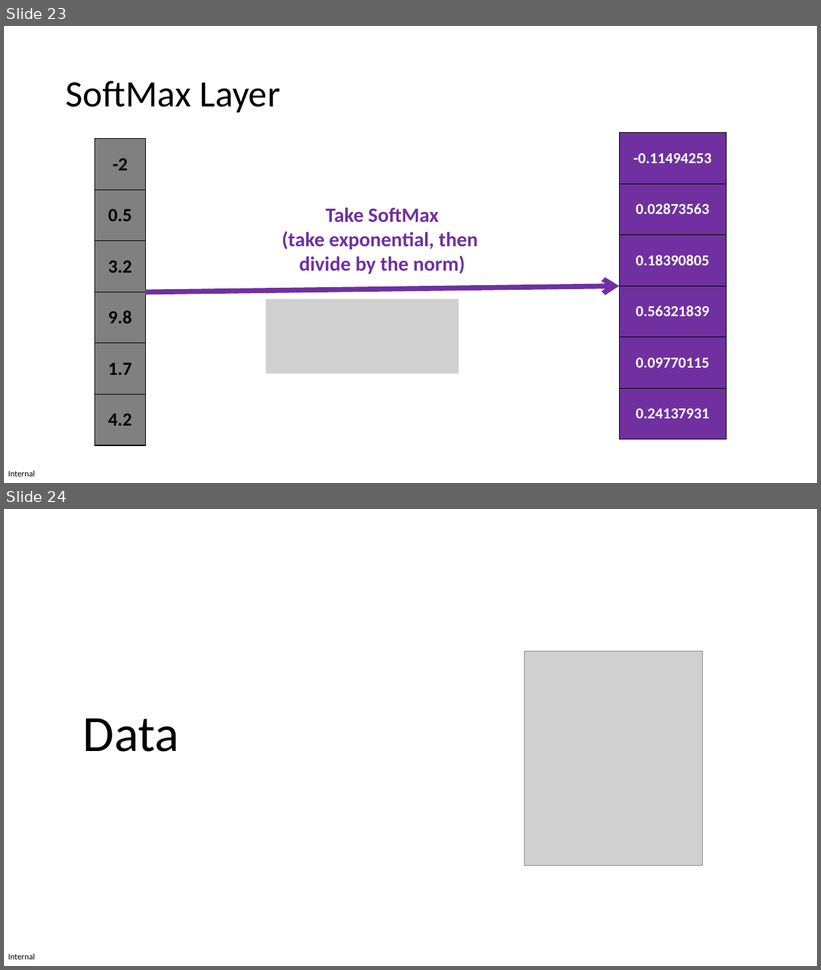
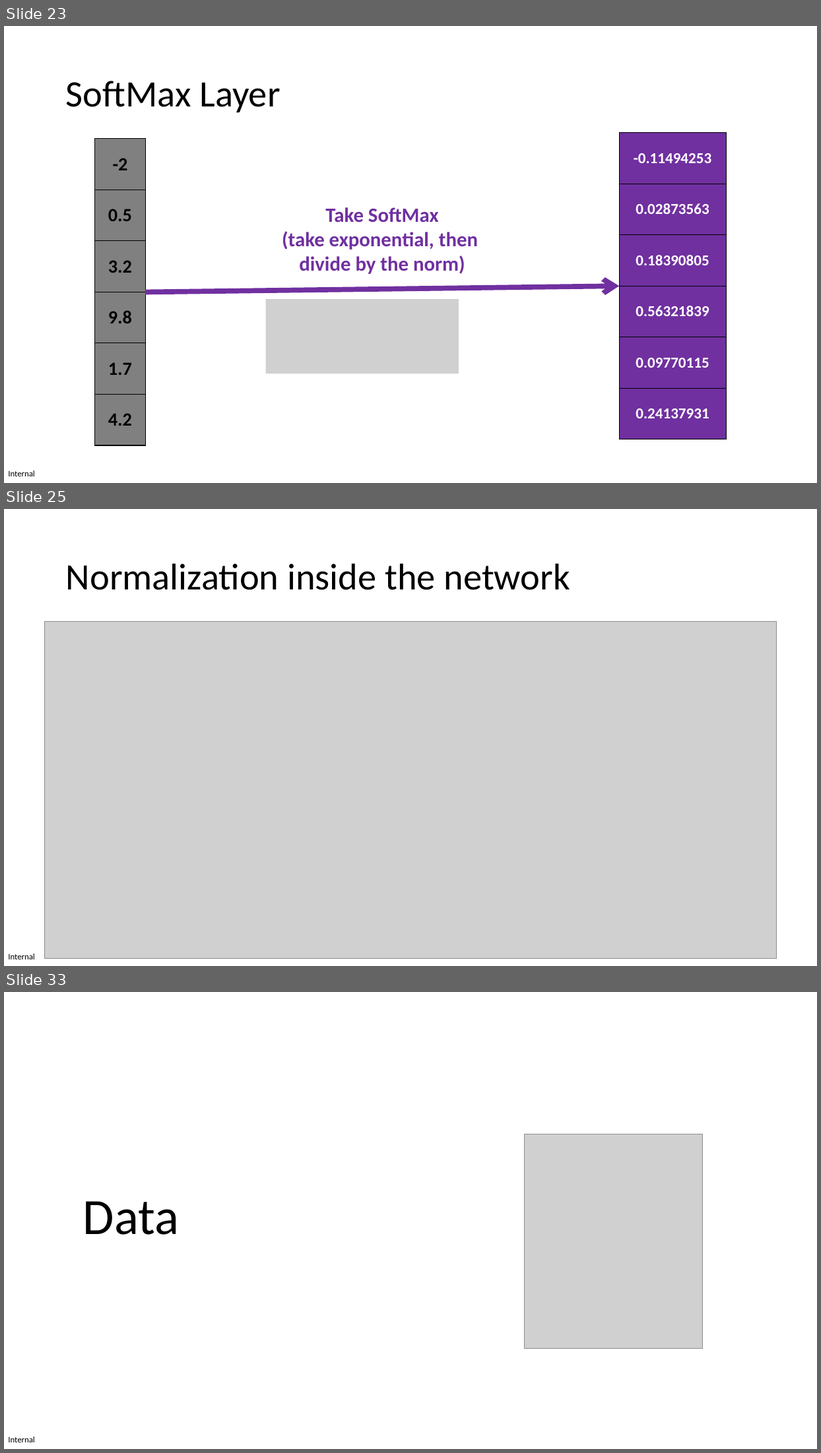
Before and after one commit to pauldubois98/AdcancedTopicsDataScience2026, a slide deck: Course09/slides.pptx. Shown one above the other, each under a label of ours: slides 23 and 24 before the commit, slides 23, 25 and 33 after it; the slides between them are not shown. The pictures are 821x970 and 821x1453 pixels, drawn with LibreOffice and Linux fonts; fonts in the diff are those of the drawing; grey boxes stand for pictures. Boxes give left, top, right and bottom in pixels: in the first picture for what was removed or moved away, otherwise in the second. Text is boxed around its words. In the diff, an @@ line names an element or a change of style, - is before the commit and + after.

```diff
--- a/Course09/slides.pptx
+++ b/Course09/slides.pptx
@@ slide 25 added at (4, 509, 817, 966), background #FFFFFF; not listed: 1 template element that a slide beside it also shows @@
@@ title added at (66, 563, 570, 590), 44 pt, text #000000 @@
+Normalization inside the network
@@ picture added at (45, 622, 777, 958) @@
@@ what was slide 24 is now slide 33 @@
```
Also in this commit, not shown: 8 other slides added.
